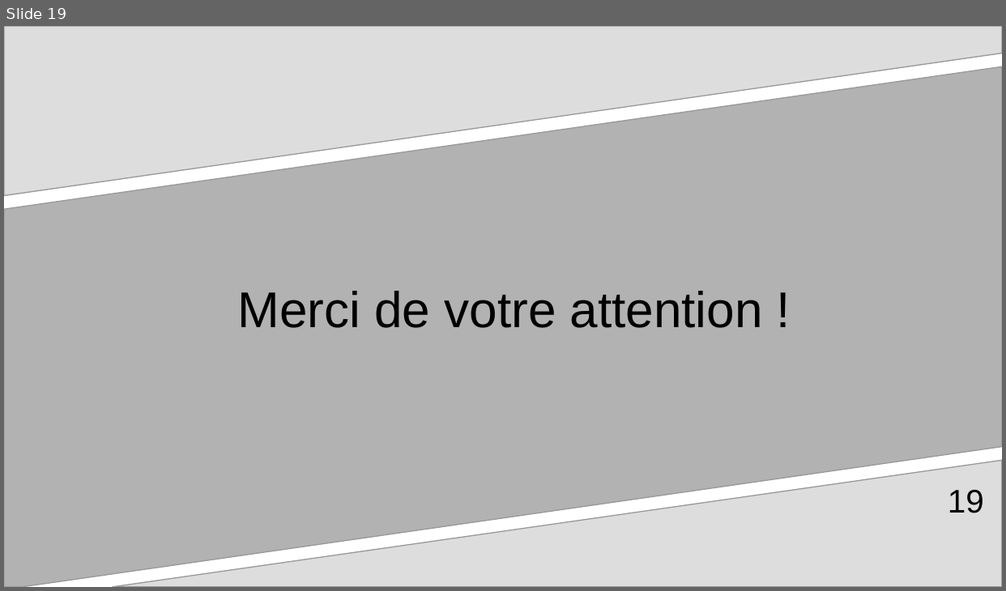
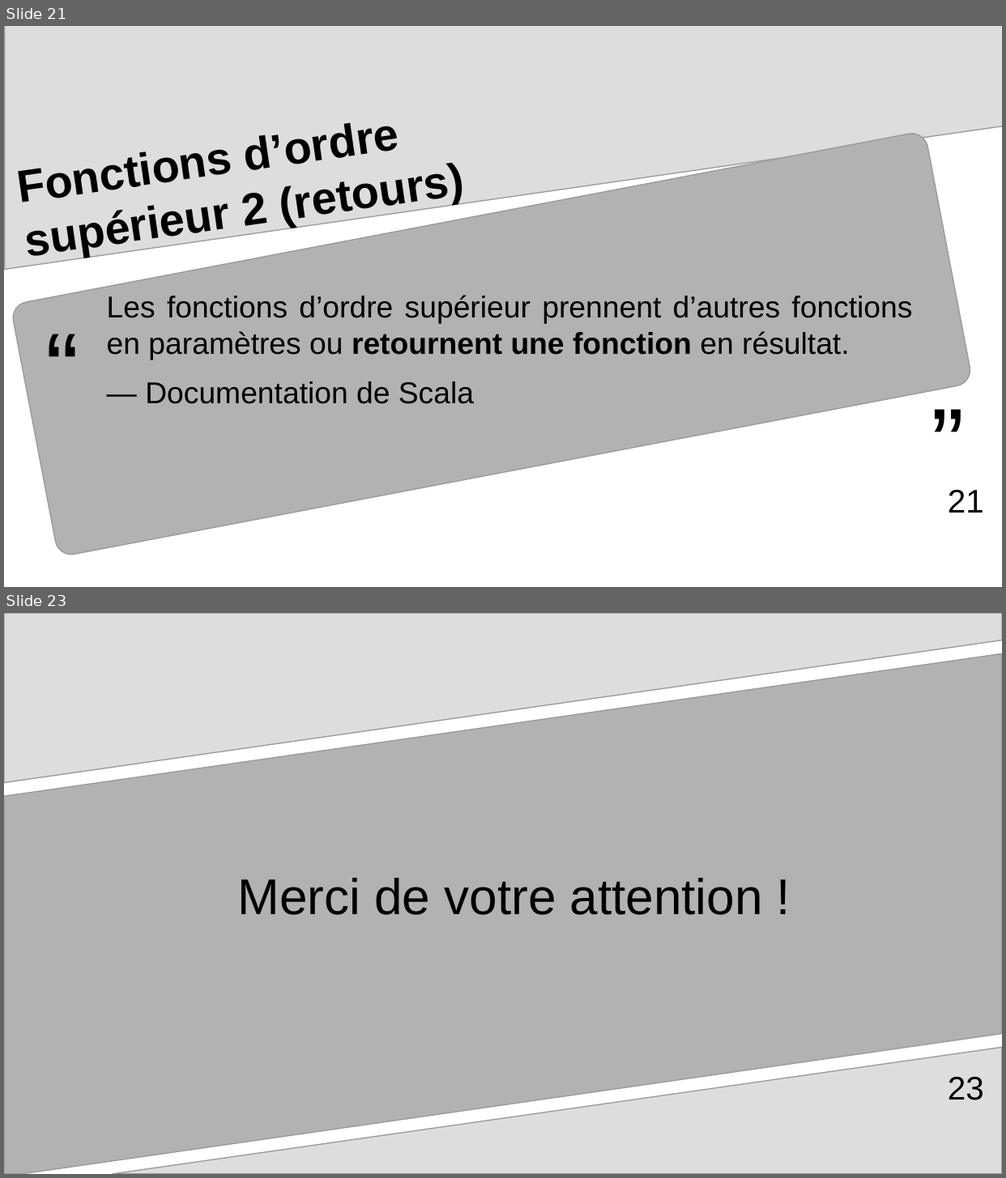
Before and after one commit to arnaud-feldmann/formation_r_drieets_prog_fonctionnelle, a slide deck: presentation.odp. Shown one above the other, each under a label of ours: slide 19 before the commit, slides 21 and 23 after it; the slides between them are not shown. The pictures are 1006x591 and 1006x1178 pixels, drawn with LibreOffice and Linux fonts; fonts in the diff are those of the drawing. Boxes give left, top, right and bottom in pixels: in the first picture for what was removed or moved away, otherwise in the second. Text is boxed around its words. In the diff, an @@ line names an element or a change of style, - is before the commit and + after.

```diff
--- a/presentation.odp
+++ b/presentation.odp
@@ slide 21 added at [4,26,1002,587], background #FFFFFF @@
@@ freeform shape added at [5,26,1002,270], fill #DDDDDD, outline #999999 0.85 pt @@
@@ rounded rectangle added at [10,131,974,558], fill #B2B2B2, outline #999999 0.85 pt @@
@@ title added at [244,123,358,234], 36 pt, text #000000, bold @@
+Fonctions d’ordre
+supérieur 2 (retours)
@@ text added at [32,300,95,420], 80 pt, text #000000 @@
+“
@@ text added at [107,295,912,404], 24 pt, text #000000 @@
+Les fonctions d’ordre supérieur prennent d’autres fonctions en paramètres ou retournent une fonction en résultat.
+— Documentation de Scala
@@ text added at [917,374,980,496], 80 pt, text #000000 @@
+”
@@ page number added at [948,490,984,513], 26 pt, text #000000 @@
+21
@@ what was slide 19 is now slide 23 @@
@@ page number at [948,1077,984,1101]: text changed @@
-19
+23
```
Also in this commit, not shown: 3 slides changed, 3 other slides added, 2 other files.
